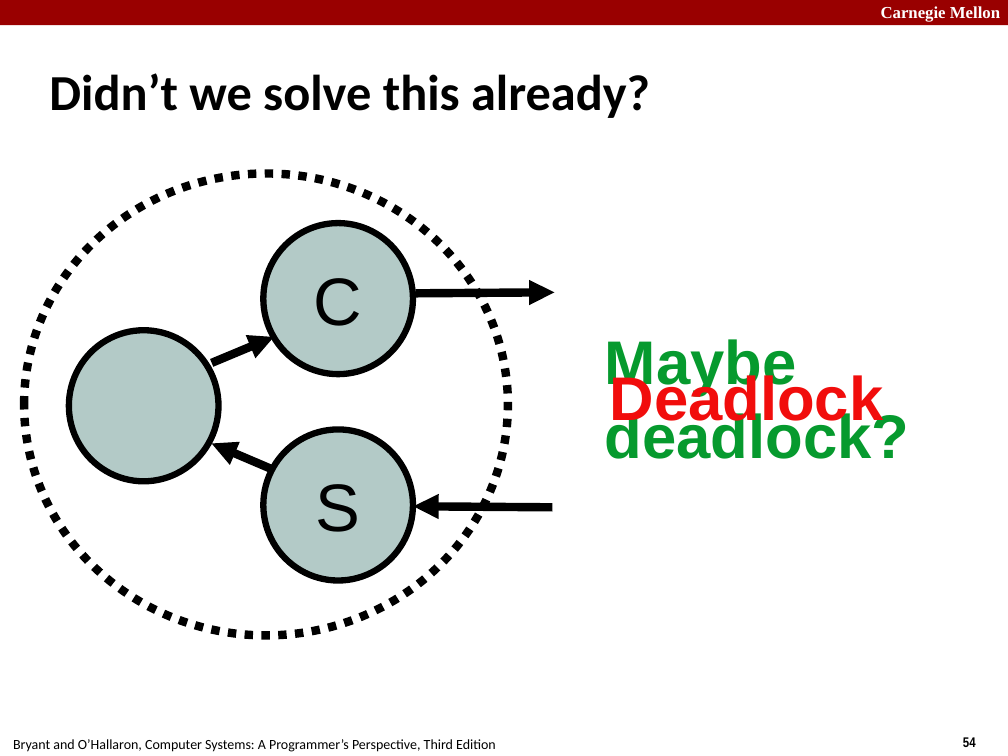
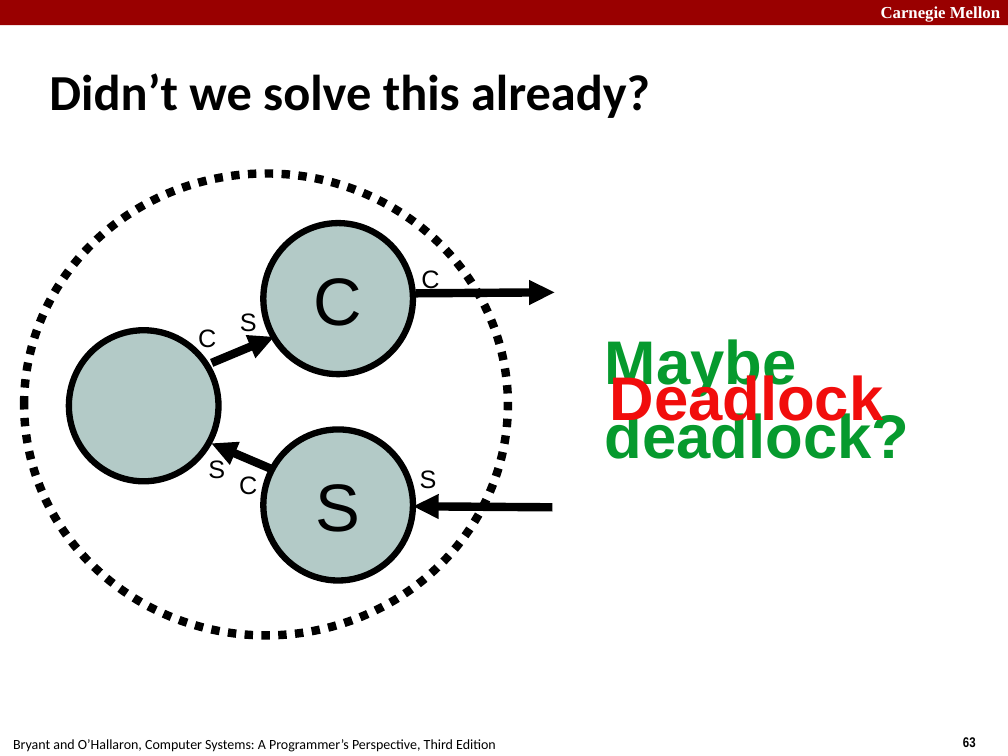
Before and after one commit to diku-compSys/compSys-e2023-pub, a slide deck: slide 63 of lectures/23-11-20_server_performance/performance.odp (slide 54 before the commit). Drawn at 1008x756 pixels with LibreOffice and Linux fonts; fonts in the diff are those of the drawing. Boxes give left, top, right and bottom in pixels: in the first picture for what was removed or moved away, otherwise in the second. Text is boxed around its words. In the diff, an @@ line names an element or a change of style, - is before the commit and + after.

```diff
--- a/lectures/23-11-20_server_performance/performance.odp
+++ b/lectures/23-11-20_server_performance/performance.odp
@@ text added at [421, 270, 439, 293], 18 pt, text #000000 @@
+C
@@ text added at [198, 329, 216, 353], 18 pt, text #000000 @@
+C
@@ text added at [240, 313, 257, 337], 18 pt, text #000000 @@
+S
@@ text added at [208, 458, 225, 479], 18 pt, text #000000 @@
+S
@@ text added at [239, 476, 257, 495], 18 pt, text #000000 @@
+C
@@ text added at [420, 470, 437, 489], 18 pt, text #000000 @@
+S
@@ page number at [963, 737, 976, 747]: text changed @@
-54
+63
```
Also in this commit, not shown: 12 other slides changed, 25 slides added, 8 slides removed, 3 other files.
